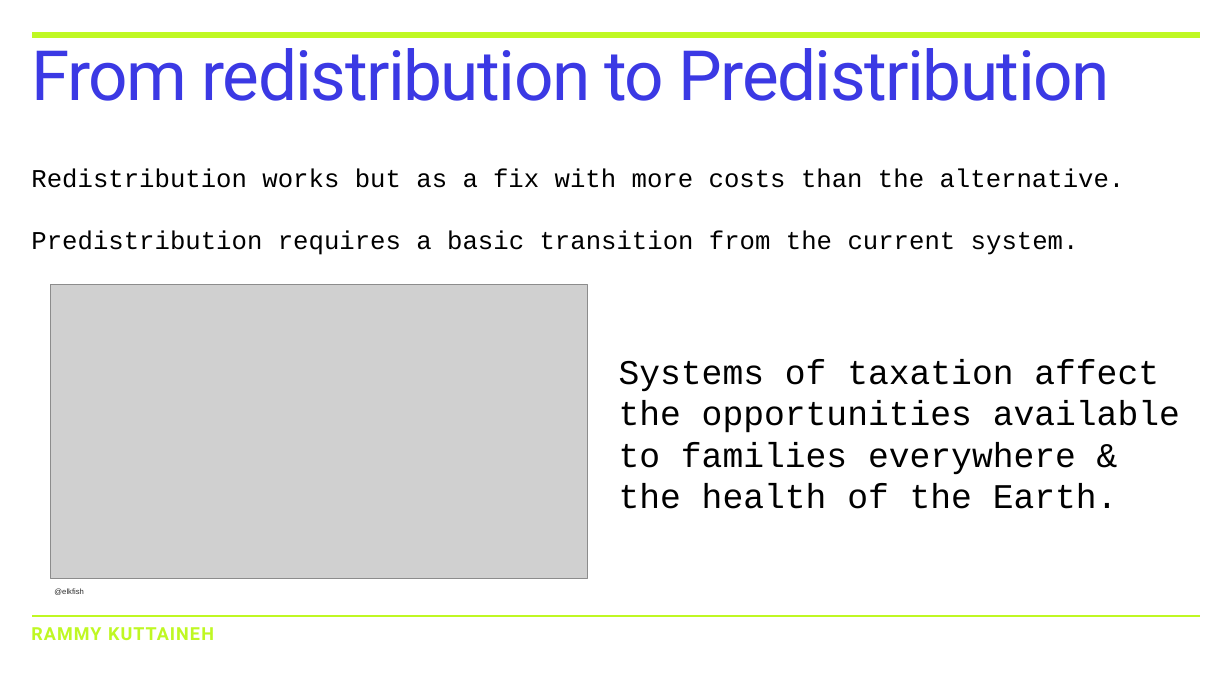
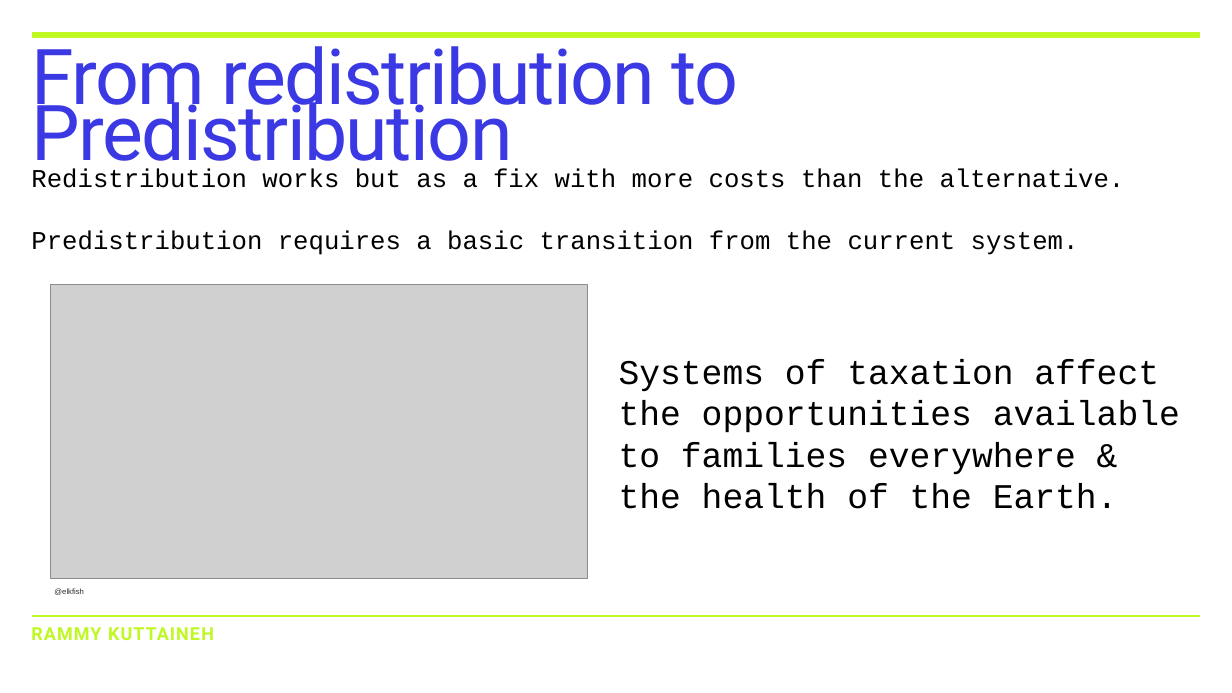
Before and after one commit to kuttaineh/unititle, a slide deck: slide 2 of TRANSITION.ppsx. Drawn at 1232x693 pixels with LibreOffice and Linux fonts; fonts in the diff are those of the drawing; grey boxes stand for pictures. Boxes give left, top, right and bottom in pixels: in the first picture for what was removed or moved away, otherwise in the second. Text is boxed around its words. In the diff, an @@ line names an element or a change of style, - is before the commit and + after.

```diff
--- a/TRANSITION.ppsx
+++ b/TRANSITION.ppsx
@@ title "From redistribution to Predistribution" at bbox=[31, 34, 738, 177]: size 108 to 120 pt @@
```
Also in this commit, not shown: 3 other slides changed.
